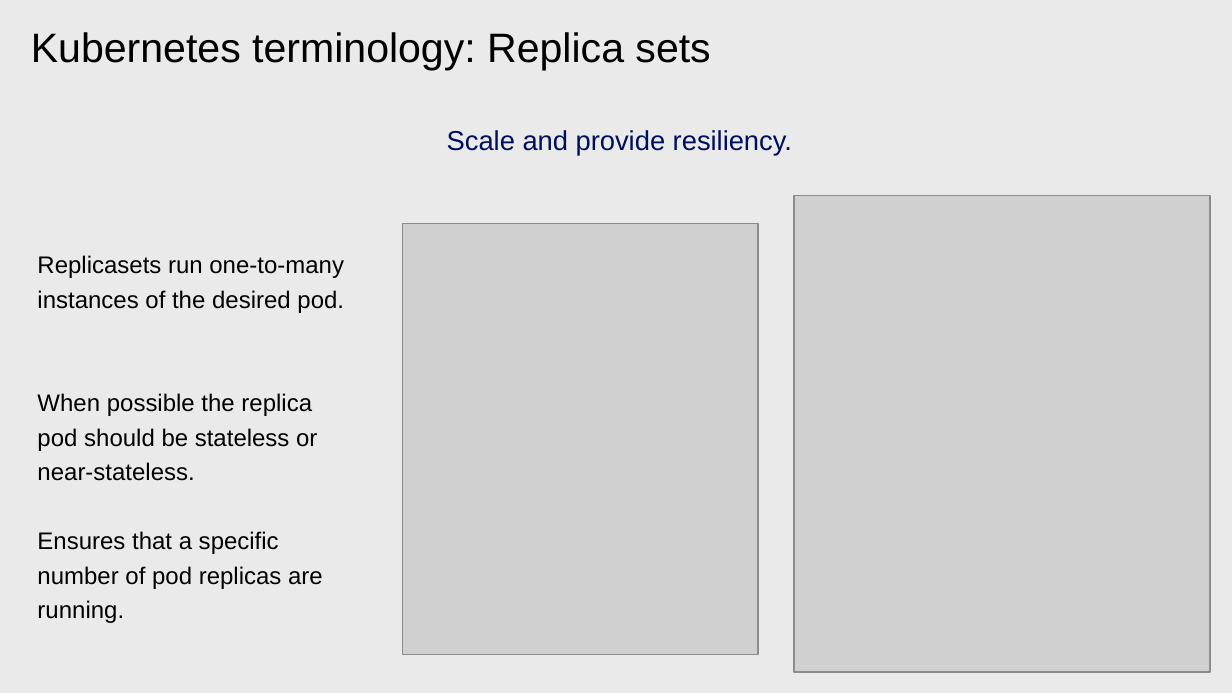
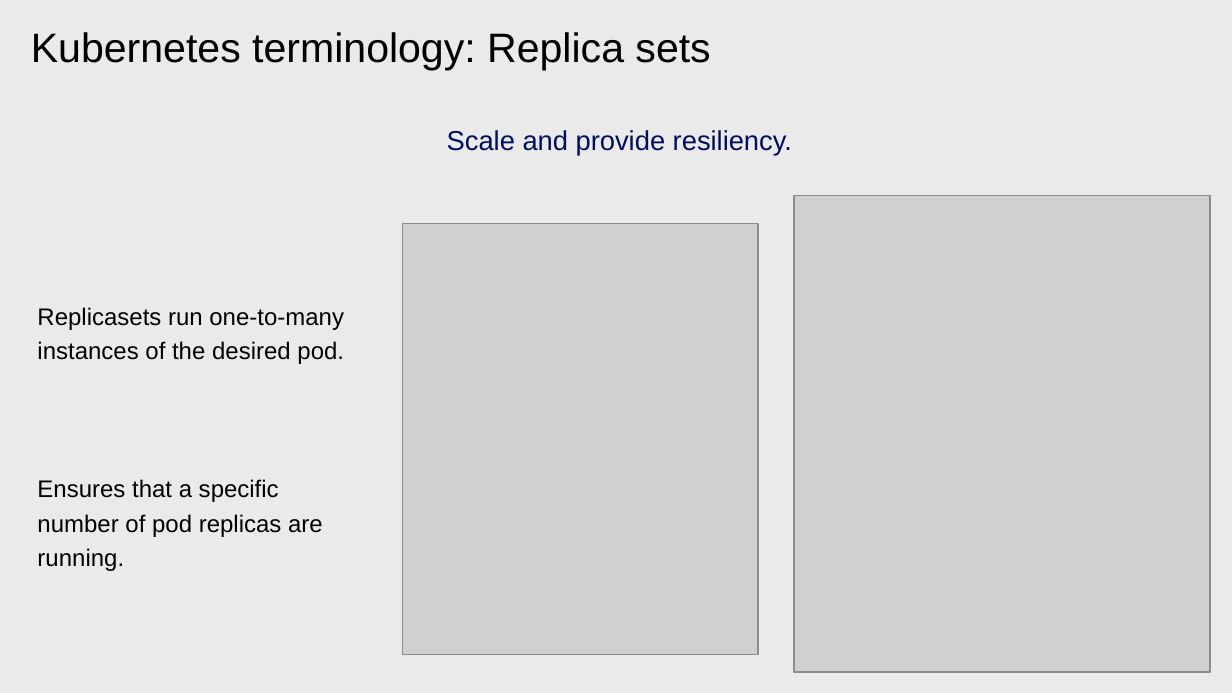
Before and after one commit to ibm-cloud-architecture/icp-operations, a slide deck: slide 19 of Training/Kubernetes basics_AWG.pptx. Drawn at 1232x693 pixels with LibreOffice and Linux fonts; fonts in the diff are those of the drawing; grey boxes stand for pictures. Boxes give left, top, right and bottom in pixels: in the first picture for what was removed or moved away, otherwise in the second. Text is boxed around its words. In the diff, an @@ line names an element or a change of style, - is before the commit and + after.

```diff
--- a/Training/Kubernetes basics_AWG.pptx
+++ b/Training/Kubernetes basics_AWG.pptx
@@ text "Replicasets run one-to-many instances of ...": place and size @@
-text "Replicasets run one-to-many instances of ..." at box(37, 255, 344, 623)
+text "Replicasets run one-to-many instances of ..." at box(37, 307, 344, 571)
@@ text at box(37, 393, 317, 481): paragraph removed @@
-When possible the replica pod should be stateless or near-stateless.
```
Also in this commit, not shown: 3 other files.
